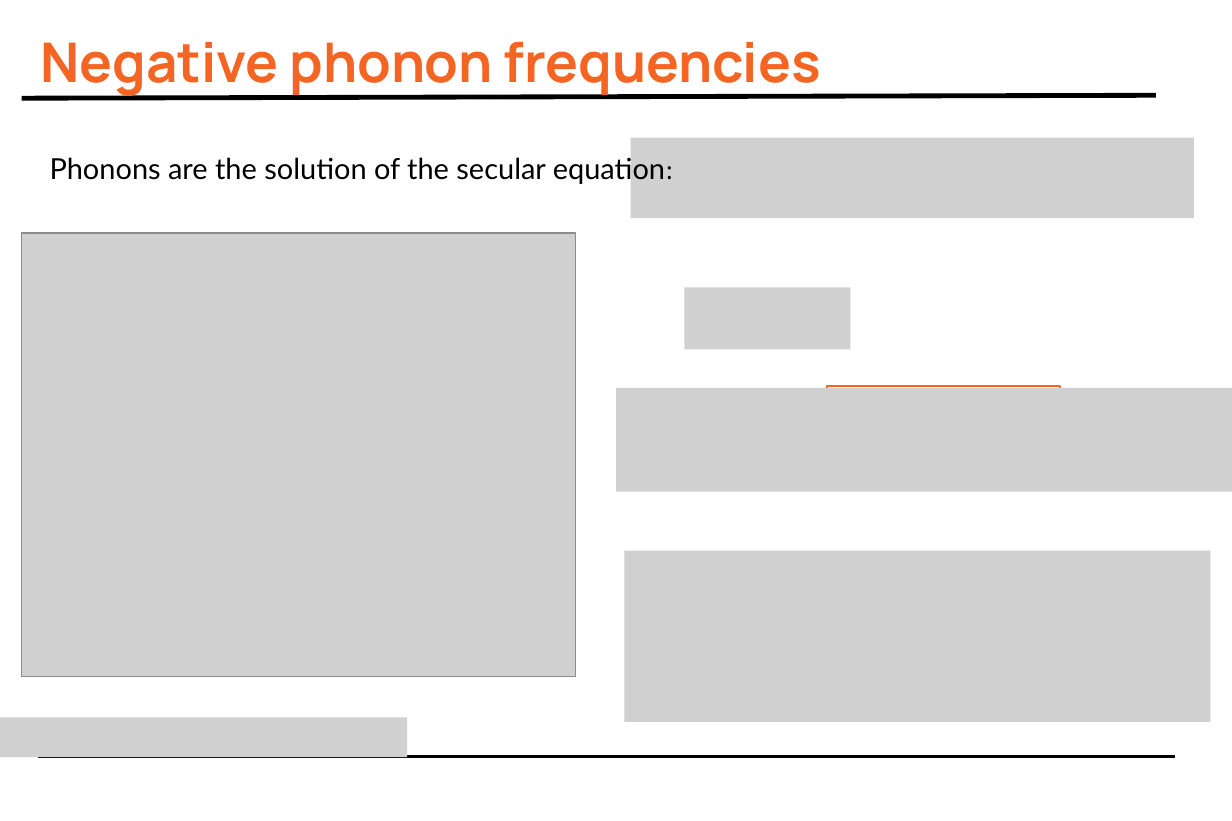
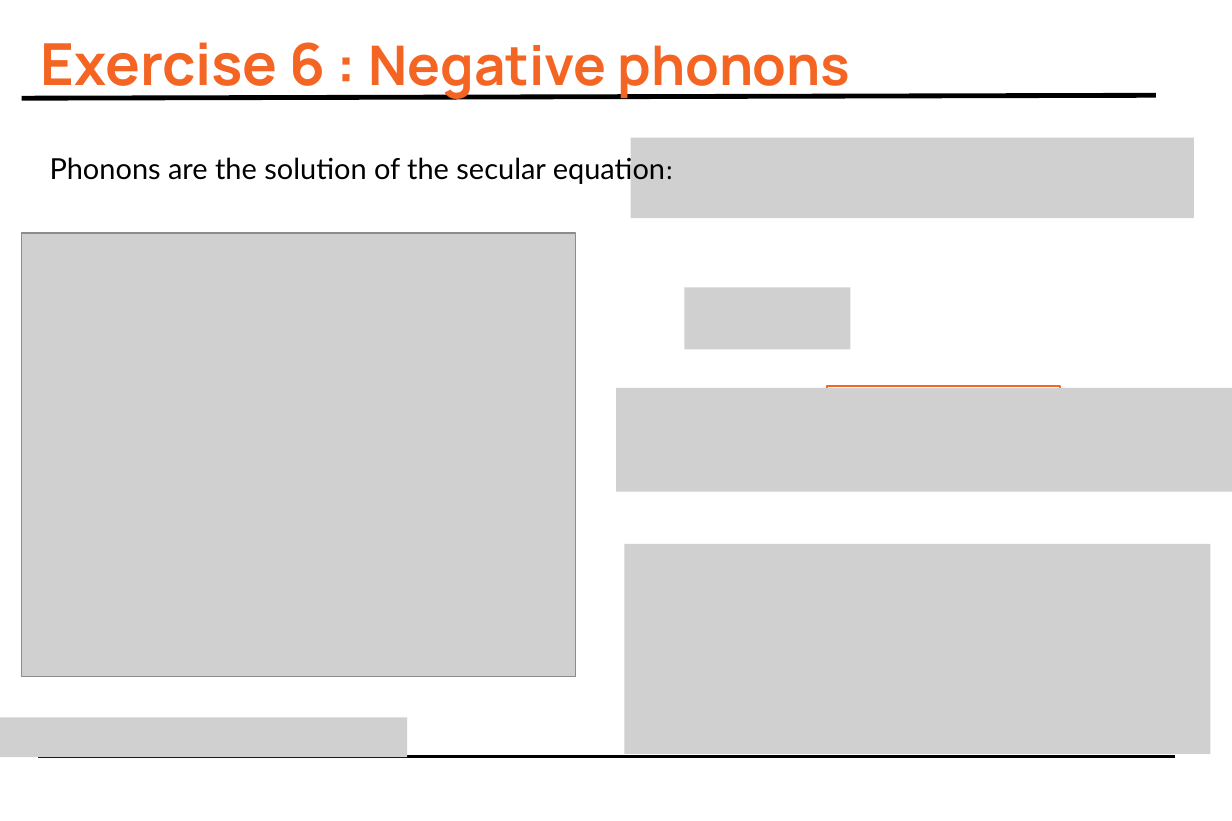
Before and after one commit to asesma-org/ASESMA2025, a slide deck: slide 46 of Hands-on-basic/Slides_pptx/Day4.pptx. Drawn at 1232x821 pixels with LibreOffice and Linux fonts; fonts in the diff are those of the drawing; grey boxes stand for pictures. Boxes give left, top, right and bottom in pixels: in the first picture for what was removed or moved away, otherwise in the second. Text is boxed around its words. In the diff, an @@ line names an element or a change of style, - is before the commit and + after.

```diff
--- a/Hands-on-basic/Slides_pptx/Day4.pptx
+++ b/Hands-on-basic/Slides_pptx/Day4.pptx
@@ title at [41, 42, 851, 101]: text changed @@
-Negative phonon frequencies
+Exercise 6 : Negative phonons
@@ picture: place and size @@
-picture at [625, 551, 1211, 722]
+picture at [625, 544, 1211, 753]
```
Also in this commit, not shown: 2 other slides changed, 5 other files.
